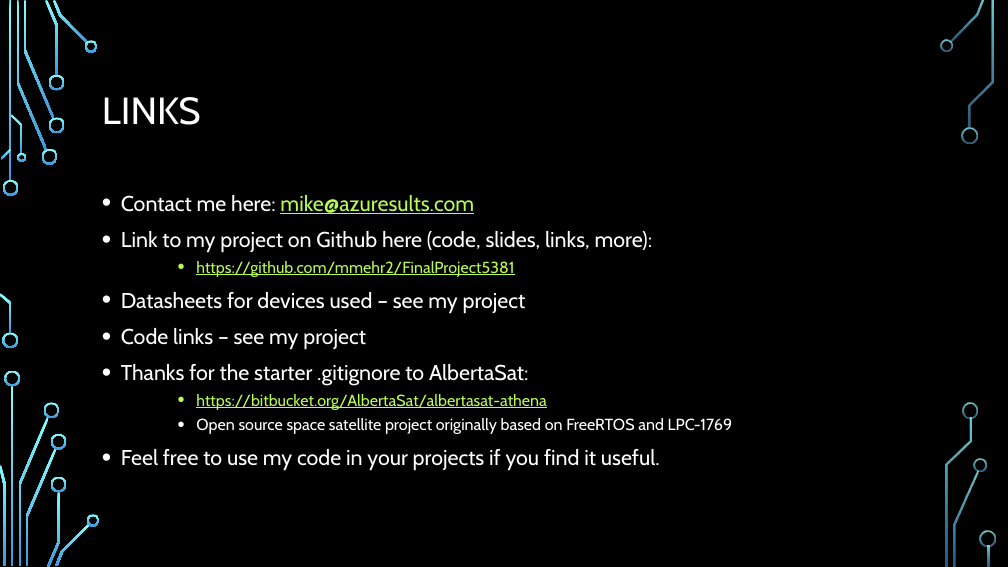
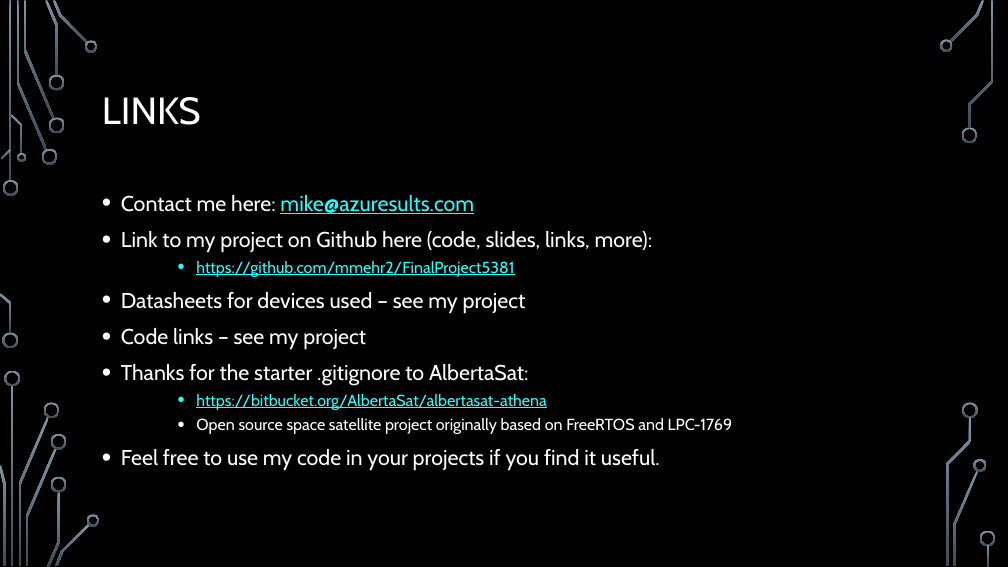
Before and after one commit to EmbeddedSystemClass/FinalProject5381, a slide deck: slide 40 of Final Project 5381.pptx. Drawn at 1008x567 pixels with LibreOffice and Linux fonts; fonts in the diff are those of the drawing; background and template pictures are left out. Boxes give left, top, right and bottom in pixels: in the first picture for what was removed or moved away, otherwise in the second. Text is boxed around its words. In the diff, an @@ line names an element or a change of style, - is before the commit and + after.

```diff
--- a/Final Project 5381.pptx
+++ b/Final Project 5381.pptx
@@ fill gradient #82FFFF to #3D97DE to gradient #7C96A3 to #3B4C54 in 36 elements at [3, 180, 19, 196], [2, 333, 18, 349], [17, 1, 47, 150], [42, 149, 57, 165], [23, 1, 54, 119], [45, 0, 58, 76], [48, 117, 64, 133], [48, 75, 64, 91], [53, 0, 88, 44], [85, 40, 98, 52], [1, 149, 11, 160], [0, 293, 11, 333], [11, 114, 23, 154], [17, 153, 26, 162], [11, 386, 14, 566], [18, 417, 48, 566], [5, 371, 20, 386], [0, 465, 5, 566], [44, 402, 60, 418], [26, 448, 57, 566], [47, 492, 60, 567], [51, 434, 67, 450], [51, 476, 67, 492], [55, 523, 90, 566], [87, 514, 100, 526], [950, 0, 985, 42], [940, 39, 953, 52], [962, 127, 978, 143], [954, 471, 979, 566], [974, 459, 987, 472], [969, 1, 994, 129], [963, 402, 979, 418], [946, 417, 972, 566], [980, 531, 996, 547], [988, 545, 990, 566], [9, 1, 11, 181] @@
@@ text at [121, 195, 546, 410]: text colour #B8FA56 to #22FFFF in "mike@azuresults.com", "https://github.com/mmehr2/FinalProject5381", "https://bitbucket.org/AlbertaSat/albertasat-athena" @@
```
Also in this commit, not shown: 42 other slides changed.
